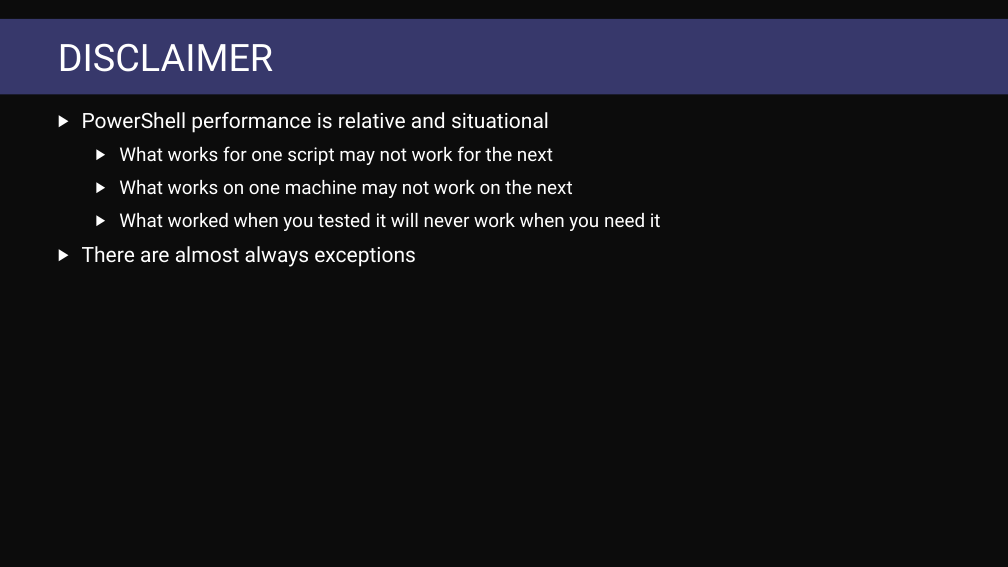
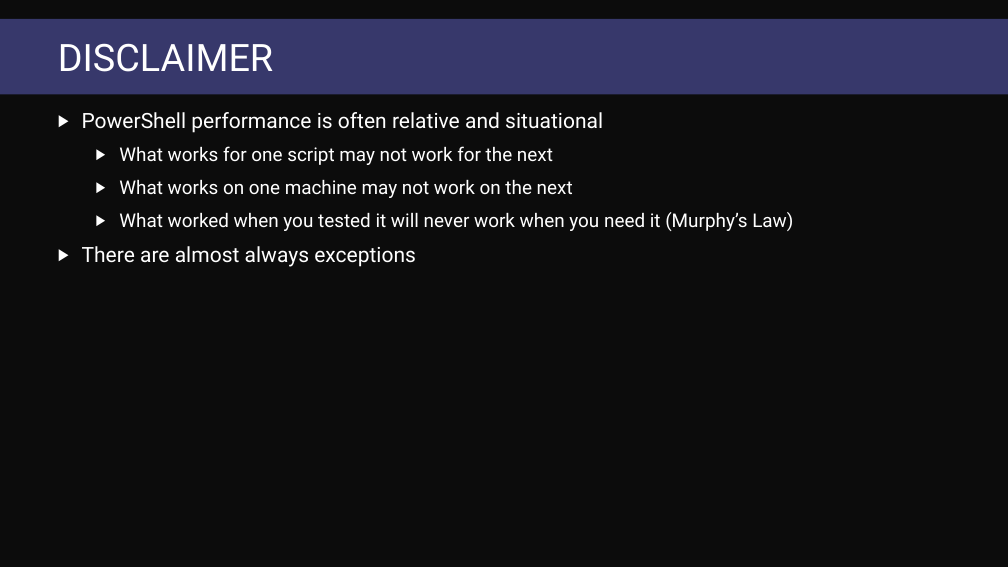
Before and after one commit to DumpsterDave/MMSJazz, a slide deck: slide 3 of Performance PowerShell/Performance Powershell.pptx. Drawn at 1008x567 pixels with LibreOffice and Linux fonts; fonts in the diff are those of the drawing; background and template pictures are left out. Boxes give left, top, right and bottom in pixels: in the first picture for what was removed or moved away, otherwise in the second. Text is boxed around its words. In the diff, an @@ line names an element or a change of style, - is before the commit and + after.

```diff
--- a/Performance PowerShell/Performance Powershell.pptx
+++ b/Performance PowerShell/Performance Powershell.pptx
@@ text at (82, 112, 603, 133): text changed @@
-▶ PowerShell performance is relative and situational
+▶ PowerShell performance is often relative and situational
@@ text at (119, 212, 793, 231): text changed @@
-  ▶ What worked when you tested it will never work when you need it
+  ▶ What worked when you tested it will never work when you need it (Murphy’s Law)
```
Also in this commit, not shown: 2 other slides changed, 1 slide added, 4 other files.
